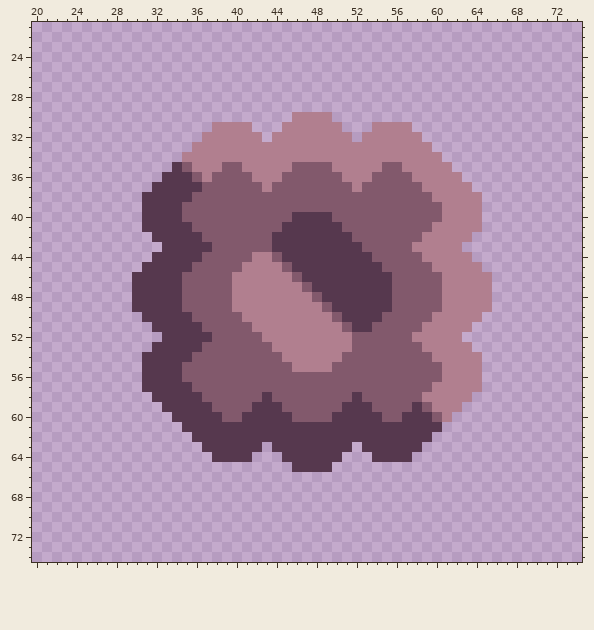
File history of a sprite sheet, assets/sprites/blocks/production/engine-drill-top.png. Above: the version before the commit.
The file is 96x96 pixels. Colours within 5 levels of each other are drawn and written as one. Shown: x 20..74, y 21..74.
New version:
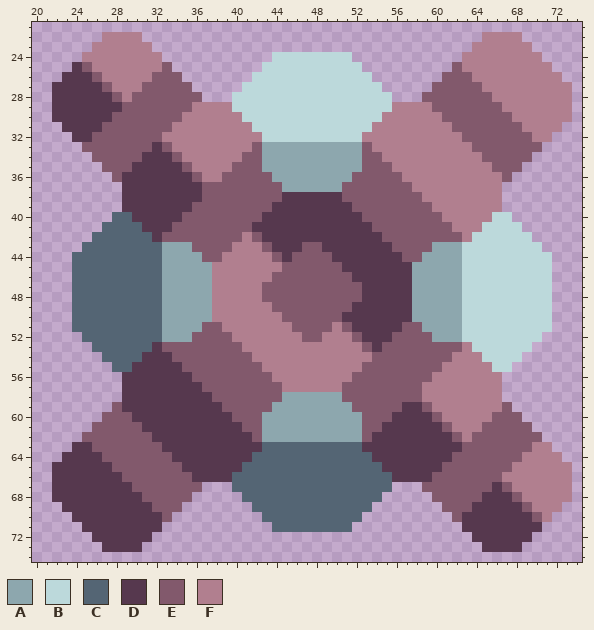
Palette (. is transparent): A #8da7ae  B #bcd9db  C #546574  D #56384e  E #82596c  F #b17f8f
The author wrote: Engine drill resprite + sorter
Edits made:
Changed rows in their new state; - is an unchanged pixel.
first column x 22:
22 -----FFFF----------------------------------FFFF-----
23 ----FFFFFF--------------------------------FFFFFF----
24 ---FFFFFFFF-----------BBBBBBBB-----------FFFFFFFF---
25 --DEFFFFFFFE---------BBBBBBBBBB---------EFFFFFFFFF--
26 -DDDEFFFFFEEE-------BBBBBBBBBBBB-------EEEFFFFFFFFF-
27 DDDDDEFFFEEEEE-----BBBBBBBBBBBBBB-----EEEEEFFFFFFFFF
28 DDDDDDEFEEEEEEE---BBBBBBBBBBBBBBBB---EEEEEEEFFFFFFFF
29 DDDDDDDEEEEEEEFFFFBBBBBBBBBBBBBBBBFFFFEEEEEEEFFFFFFF
30 DDDDDDEEEEEEEFFFFFFBBBBBBBBBBBBBBFFFFFFEEEEEEEFFFFFF
31 -DDDDEEEEEEEFFFF----BBBBBBBBBBBB----FFFFEEEEEEEFFFF-
32 --DDEEEEEEEFFFF------BBBBBBBBBB------FFFFEEEEEEEFF--
33 ---EEEEEEEDEFF------EAAAAAAAAAAE------FFFFEEEEEEE---
34 ----EEEEEDDDE------EEAAAAAAAAAAEE------FFFFEEEEE----
35 -----EEEDDDD-----F-EEAAAAAAAAAAEE-F-----FFFFEEE-----
36 ------EDDDD-----F---EEAAAAAAAAEE---F-----FFFFE------
37 -------DDD-----------E-AAAAAA-E-----F-----FFF-------
38 -------DD-----D--------DDDDDD--------F-----FF-------
39 -------DD----D--------DDDDDDDD--------F----FF-------
40 ------CCD------------DDD----DDD------------FBB------
41 -----CCCC---EE------DDD------DDD------EE---BBBB-----
42 ----CCCCCC-EEEE----F-D--------DDD----EEEE-BBBBBB----
43 ---CCCCCCCCAAAEE--FFF----EE----DDD--EEAAABBBBBBBB---
44 --CCCCCCCCCAAAA--FFF----EEEE----DDD--AAAABBBBBBBBB--
45 --CCCCCCCCCAAAAAFFF-----EEEEE----DDDAAAAABBBBBBBBB--
46 --CCCCCCCCCAAAAAFF----EE-EEEEE----DDAAAAABBBBBBBBB--
47 --CCCCCCCCCAAAAAFF---EEEE-EEEEE---DDAAAAABBBBBBBBB--
48 --CCCCCCCCCAAAAAFF---EEEEE-EEEE---DDAAAAABBBBBBBBB--
49 --CCCCCCCCCAAAAAFF----EEEEE-EE----DDAAAAABBBBBBBBB--
50 --CCCCCCCCCAAAAAFFF----EEEEE-----DDDAAAAABBBBBBBBB--
51 --CCCCCCCCCAAAA--FFF----EEEE----DDD--AAAABBBBBBBBB--
52 ---CCCCCCCCAAAEE--FFF----EE----DDD--EEAAABBBBBBBB---
53 ----CCCCCC-EEEE----FFF--------F-D----EEEE-BBBBBB----
54 -----CCCC---EE------FFF------FFF------EE---BBBB-----
55 ------CCD------------FFF----FFF------------FBB------
56 -------DD----D--------FFFFFFFF--------F----FF-------
57 -------DD-----D--------FFFFFF--------F-----FF-------
58 -------DDD-----D-----E-AAAAAA-E-----------FFF-------
59 ------EDDDD-----D---EEAAAAAAAAEE---D-----FFFFE------
60 -----EEEDDDD-----D-EEAAAAAAAAAAEE-D-----FFFFEEE-----
61 ----EEEEEDDDD------EEAAAAAAAAAAEE------EFFFEEEEE----
62 ---EEEEEEEDDDD------EAAAAAAAAAAE------DDEFEEEEEEE---
63 --DDEEEEEEEDDDD------CCCCCCCCCC------DDDDEEEEEEEFF--
64 -DDDDEEEEEEEDDDD----CCCCCCCCCCCC----DDDDEEEEEEEFFFF-
65 DDDDDDEEEEEEEDDDDDDCCCCCCCCCCCCCCDDDDDDEEEEEEEFFFFFF
66 DDDDDDDEEEEEEEDDDDCCCCCCCCCCCCCCCCDDDDEEEEEEEFFFFFFF
67 DDDDDDDDEEEEEEE---CCCCCCCCCCCCCCCC---EEEEEEEDEFFFFFF
68 DDDDDDDDDEEEEE-----CCCCCCCCCCCCCC-----EEEEEDDDEFFFFF
69 -DDDDDDDDDEEE-------CCCCCCCCCCCC-------EEEDDDDDEFFF-
70 --DDDDDDDDDE---------CCCCCCCCCC---------EDDDDDDDEF--
71 ---DDDDDDDD-----------CCCCCCCC-----------DDDDDDDD---
72 ----DDDDDD--------------------------------DDDDDD----
73 -----DDDD----------------------------------DDDD-----
Pixel boxes of the changes (left, top, right, bottom) in both pictures:
changed: (52, 32, 572, 552)
